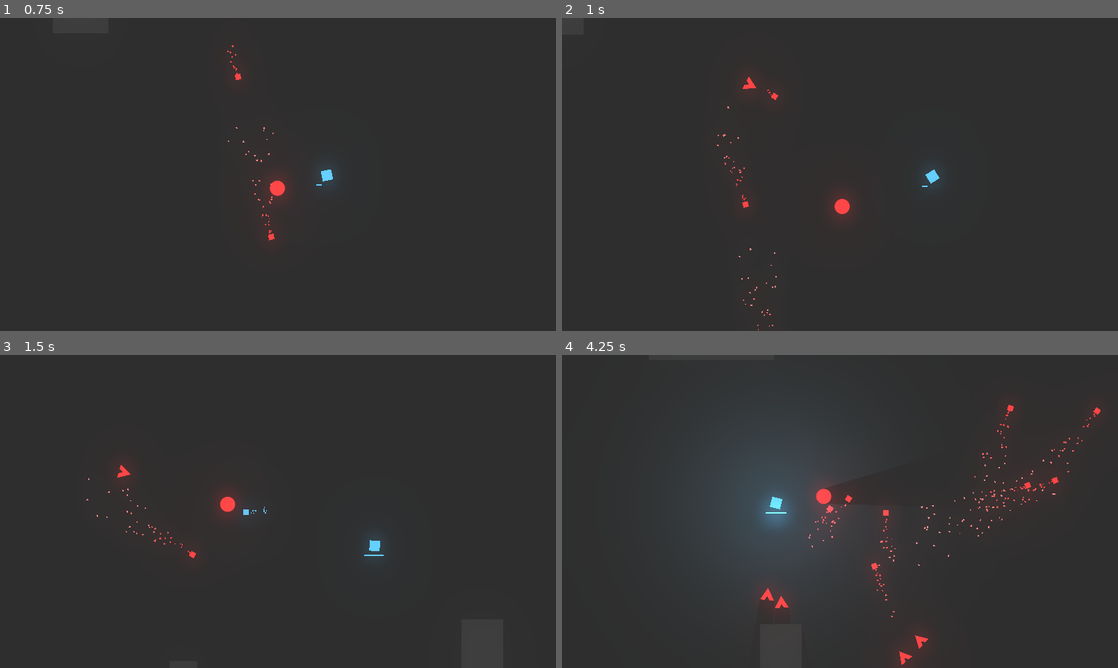
Above: before the commit, frames 1-4 (two rows, left to right).
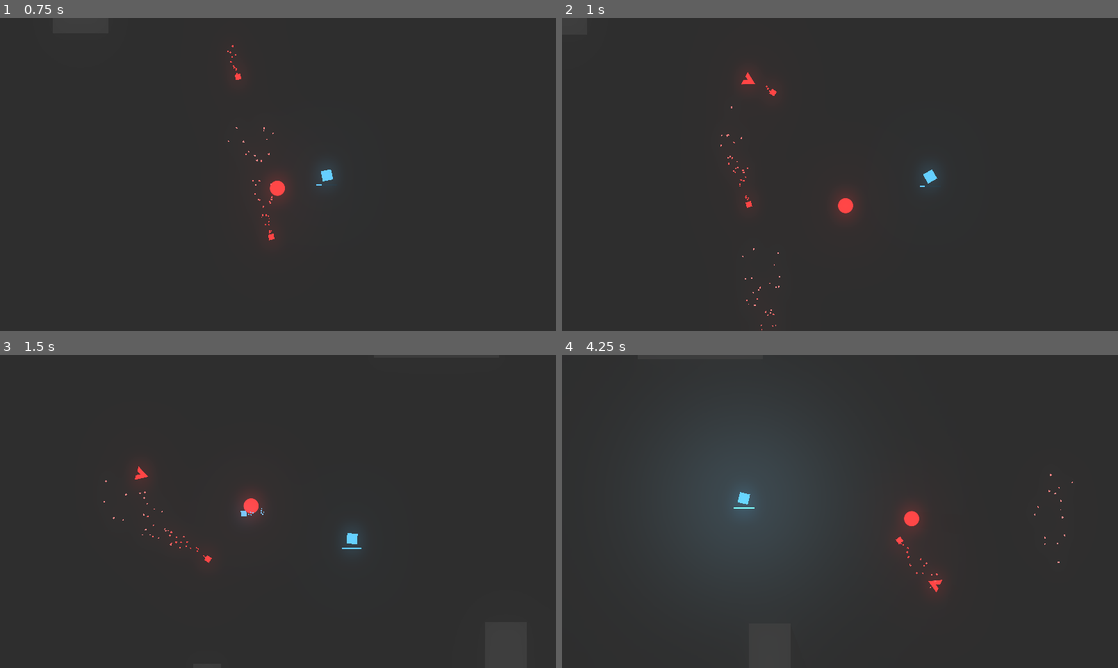
Above: after the commit, the same moments.

Repository: Talamander/unexpected-jam
Game: Godot game, scene res://Level/Arena.tscn
Two runs of this game, one before a commit and one after it. Both use one fixed random seed, a clock stepped at 60 frames per second and the inputs below. Sound files missing from this copy of the repository are replaced by a short silence.
Inputs (mouse positions are in pixels of both pictures, inside the frame that each line leads up to):
- Up to frame 1 (0.75 s): move the mouse to (400, 158) at 0.52 s; hold Right (ui_right) from 0.53 s (still down); hold Space (ui_space) from 0.53 s (still down)
- Up to frame 2 (1 s): keep holding Right (ui_right); keep holding Space (ui_space)
- Up to frame 3 (1.5 s): move the mouse to (166, 527) at 1.27 s; release Right (ui_right) at 1.28 s; release Space (ui_space) at 1.28 s; hold Down (ui_down) from 1.28 s (still down); click (166, 527) at 1.35 s
- Up to frame 4 (4.25 s): tap Space (ui_space) at 1.55, 2.85 s; move the mouse to (895, 442) at 2.02 s; release Down (ui_down) at 2.03 s; hold Right (ui_right) 2.03-2.78 s; hold Space (ui_space) 2.03-2.78 s; tap L (toggle_lights) at 2.1 s; move the mouse to (812, 574) at 2.77 s; hold Up (ui_up) 2.78-3.53 s; move the mouse to (1006, 558) at 3.52 s; hold Left (ui_left) from 3.53 s (still down); hold Space (ui_space) from 3.53 s (still down)

Frame 1 is identical in both runs. In frame 2, 0.3% of the frame differs, in the area x 27-68%, y 17-100%; in frame 3, 0.7%; in frame 4, 2.1%, in the area x 30-97%, y 16-100%.

Commit message:
Revert "DashRecharge Basic layout(Broken)"
This reverts commit a596da4a14489f3e033792b7ef116b96c1ea8d78.

Diff:
--- a/Level/Arena.gd
+++ b/Level/Arena.gd
@@ -24,14 +24,14 @@
 		get_tree().reload_current_scene()
 		Global.PlayerStats.health = Global.PlayerStats.max_health
 
-func _on_EnemySpawnTimer_timeout():
-	var enemy_position = Vector2(rand_range(-160, 670), rand_range(-90, 390))
+#func _on_EnemySpawnTimer_timeout():
+	#var enemy_position = Vector2(rand_range(-160, 670), rand_range(-90, 390))
 
 
-	while enemy_position.x < 640 and enemy_position.x > -80 or enemy_position.y < 360 and enemy_position.y > -45:
-		enemy_position = Vector2(rand_range(-160, 670), rand_range(-90, 390))
+	#while enemy_position.x < 640 and enemy_position.x > -80 or enemy_position.y < 360 and enemy_position.y > -45:
+	#	enemy_position = Vector2(rand_range(-160, 670), rand_range(-90, 390))
 
-	Global.instance_scene_on_main(basicEnemy, enemy_position)
+	#Global.instance_scene_on_main(basicEnemy, enemy_position)
 
 func instanceEffectSlicer():
 	instanceEffect.shuffle()
--- a/Level/Arena.tscn
+++ b/Level/Arena.tscn
@@ -40,10 +40,6 @@
 [node name="MeterFocal" parent="Player" index="3"]
 remote_path = NodePath("../../WeaponHeatUIRT")
 
-[node name="DashRechargeTimer" type="Timer" parent="Player"]
-wait_time = 5.0
-one_shot = true
-
 [node name="Camera2D" parent="." instance=ExtResource( 4 )]
 position = Vector2( 299.546, 275.37 )
 scale = Vector2( 1.5, 1.5 )
@@ -73,7 +69,6 @@
 
 [node name="BasicEnemy2" parent="." instance=ExtResource( 8 )]
 position = Vector2( 379, -7 )
-[connection signal="timeout" from="Player/DashRechargeTimer" to="Player" method="_on_DashRechargeTimer_timeout"]
 [connection signal="timeout" from="EnemySpawnTimer" to="." method="_on_EnemySpawnTimer_timeout"]
 
 [editable path="Player"]
--- a/Player/Player.gd
+++ b/Player/Player.gd
@@ -11,7 +11,6 @@
 onready var fireRate = $FireRate
 onready var stunTimer = $StunTimer
 onready var dashTimer = $DashTimer
-onready var dashRechargeTimer = $DashRechargeTimer
 onready var light = $Light2D
 onready var muzzle = $Muzzle
 
@@ -27,7 +26,6 @@
 var speed = null
 var acceleration = 4000
 var can_shoot = true
-var can_dash = true
 var motion = Vector2.ZERO
 var stun = false
 
@@ -76,7 +74,7 @@
 		regen_ammo()
 
 	#Dash
-	if Input.is_action_pressed("ui_space") and can_dash == true:
+	if Input.is_action_pressed("ui_space") and dashTimer.time_left == 0:
 		dash()
 
 	#Disable light and shadows hotkey
@@ -164,14 +162,11 @@
 	get_node("Hurtbox/CollisionShape2D").set_deferred("disabled", true)
 
 func _on_DashTimer_timeout():
+	print("Cant Dash")
 	speed = baseSpeed
 	get_node("CollisionShape2D").set_deferred("disabled", false)
 	get_node("Hurtbox/CollisionShape2D").set_deferred("disabled", false)
-	can_dash = false
-	dashRechargeTimer.start()
-	print("Cant Dash")
-func _on_DashRechargeTimer_timeout():
-	can_dash = true
+
 
 
 
